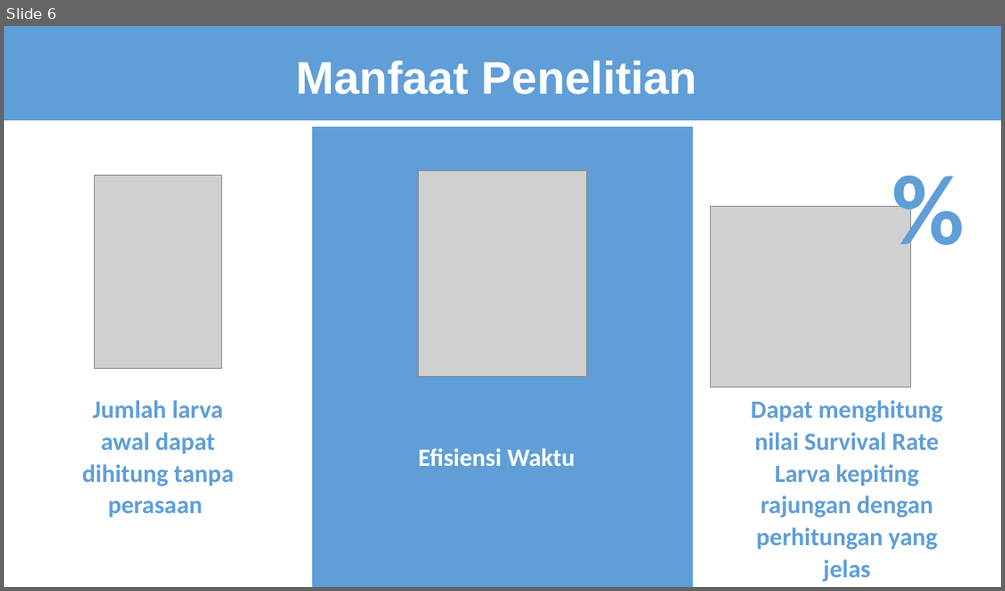
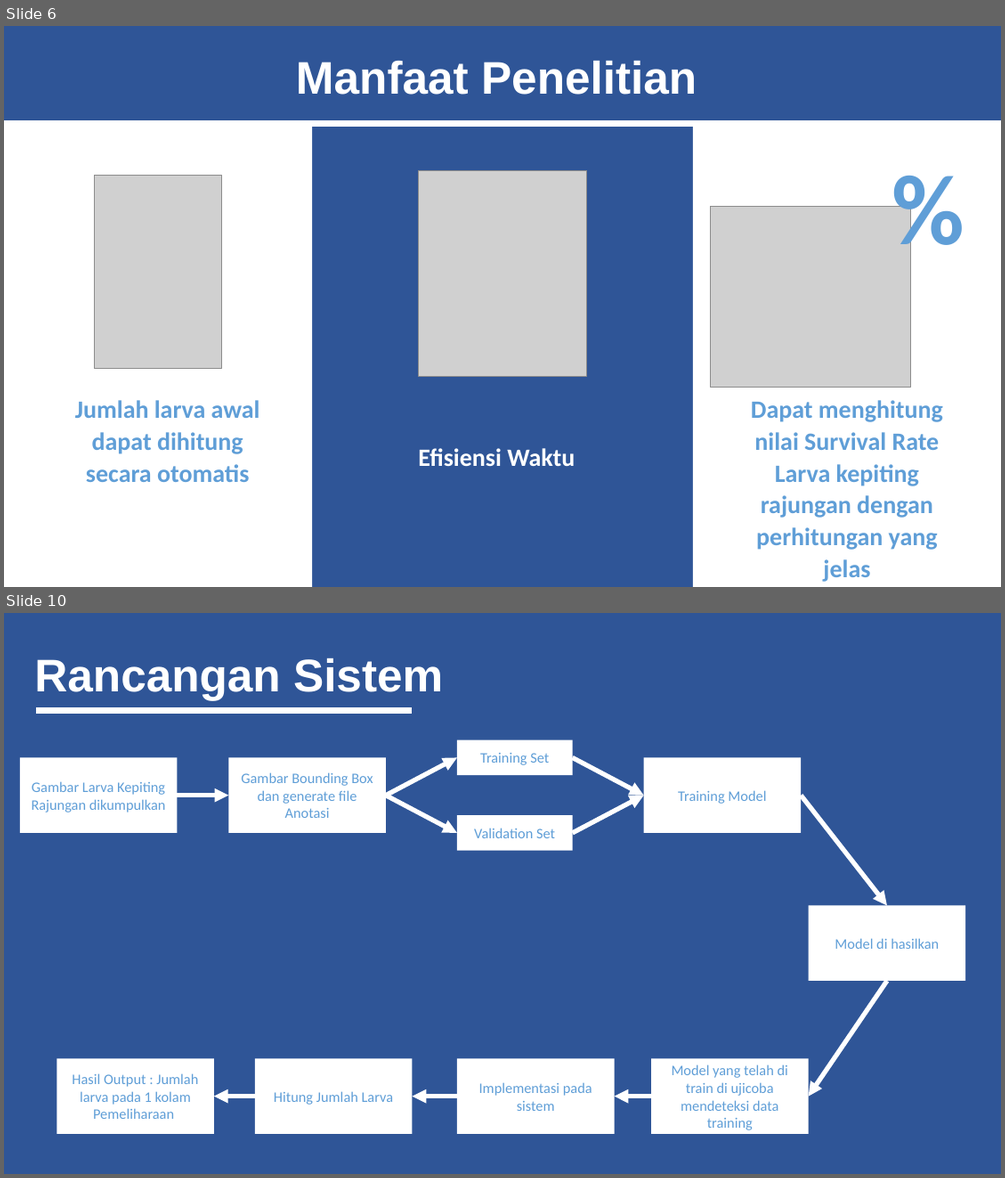
Before and after one commit to MariefW/2.-skripsi, a slide deck: Format Proposal M Arief Wicaksono.pptx. Shown one above the other, each under a label of ours: slide 6 before the commit, slides 6 and 10 after it; the slides between them are not shown. The pictures are 1005x591 and 1005x1178 pixels, drawn with LibreOffice and Linux fonts; fonts in the diff are those of the drawing; grey boxes stand for pictures. Boxes give left, top, right and bottom in pixels: in the first picture for what was removed or moved away, otherwise in the second. Text is boxed around its words. In the diff, an @@ line names an element or a change of style, - is before the commit and + after.

```diff
--- a/Format Proposal M Arief Wicaksono.pptx
+++ b/Format Proposal M Arief Wicaksono.pptx
@@ slide 10 added at (x1=4, y1=613, x2=1001, y2=1174), background #2F5597 @@
@@ text added at (x1=34, y1=658, x2=443, y2=700), 44 pt, text #FFFFFF, bold @@
+Rancangan Sistem
@@ line added from (36, 710) to (413, 710), #FFFFFF 6 pt @@
@@ rectangle added at (x1=457, y1=740, x2=573, y2=775), fill #FFFFFF, 14 pt, text #5F9ED7 @@
+Training Set
@@ rectangle added at (x1=20, y1=757, x2=177, y2=833), fill #FFFFFF, 14 pt, text #5F9ED7 @@
+Gambar Larva Kepiting Rajungan dikumpulkan
@@ rectangle added at (x1=228, y1=757, x2=386, y2=833), fill #FFFFFF, 14 pt, text #5F9ED7 @@
+Gambar Bounding Box dan generate file Anotasi
@@ arrow added from (386, 795) to (457, 757), #FFFFFF 4.5 pt @@
@@ arrow added from (573, 757) to (644, 795), #FFFFFF 4.5 pt @@
@@ rectangle added at (x1=644, y1=757, x2=801, y2=833), fill #FFFFFF, 14 pt, text #5F9ED7 @@
+Training Model
@@ arrow added from (178, 795) to (228, 795), #FFFFFF 4.5 pt @@
@@ arrow added from (386, 795) to (457, 833), #FFFFFF 4.5 pt @@
@@ arrow added from (573, 833) to (644, 795), #FFFFFF 4.5 pt @@
@@ arrow added from (801, 795) to (887, 906), #FFFFFF 4.5 pt @@
@@ rectangle added at (x1=457, y1=816, x2=573, y2=851), fill #FFFFFF, 14 pt, text #5F9ED7 @@
+Validation Set
@@ rectangle added at (x1=809, y1=906, x2=966, y2=981), fill #FFFFFF, 14 pt, text #5F9ED7 @@
+Model di hasilkan
@@ arrow added from (887, 981) to (809, 1096), #FFFFFF 4.5 pt @@
@@ rectangle added at (x1=57, y1=1059, x2=214, y2=1135), fill #FFFFFF, 14 pt, text #5F9ED7 @@
+Hasil Output : Jumlah larva pada 1 kolam Pemeliharaan
@@ rectangle added at (x1=255, y1=1059, x2=413, y2=1135), fill #FFFFFF, 14 pt, text #5F9ED7 @@
+Hitung Jumlah Larva
@@ rectangle added at (x1=457, y1=1059, x2=615, y2=1135), fill #FFFFFF, 14 pt, text #5F9ED7 @@
+Implementasi pada sistem
@@ rectangle added at (x1=652, y1=1059, x2=809, y2=1135), fill #FFFFFF, 14 pt, text #5F9ED7 @@
+Model yang telah di train di ujicoba mendeteksi data training
@@ arrow added from (255, 1096) to (214, 1096), #FFFFFF 4.5 pt @@
@@ arrow added from (457, 1096) to (413, 1096), #FFFFFF 4.5 pt @@
@@ arrow added from (652, 1096) to (615, 1096), #FFFFFF 4.5 pt @@
@@ slide 6 changed as well @@
@@ background #5F9ED7 to #2F5597 @@
@@ text at (x1=75, y1=400, x2=260, y2=482): text changed @@
-Jumlah larva awal dapat dihitung tanpa perasaan
+Jumlah larva awal dapat dihitung secara otomatis
```
Also in this commit, not shown: 9 other slides changed, 1 other slide added, 1 slide removed, 14 other files.
